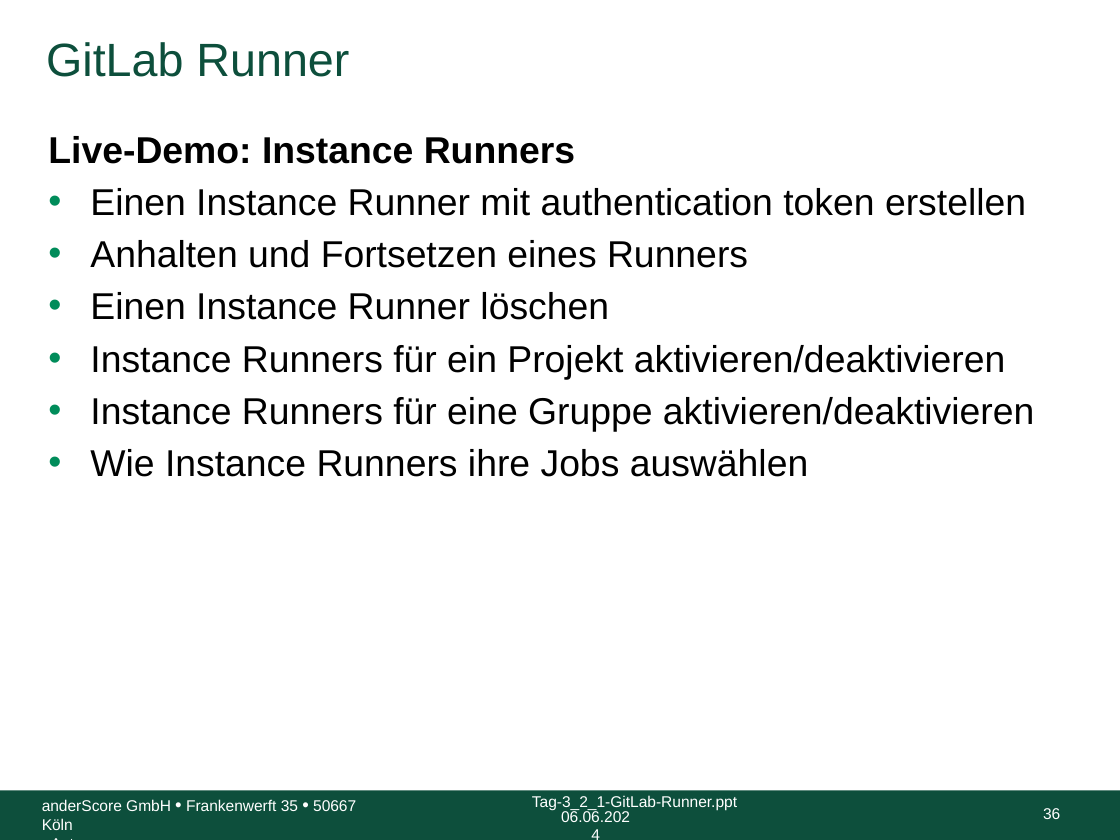
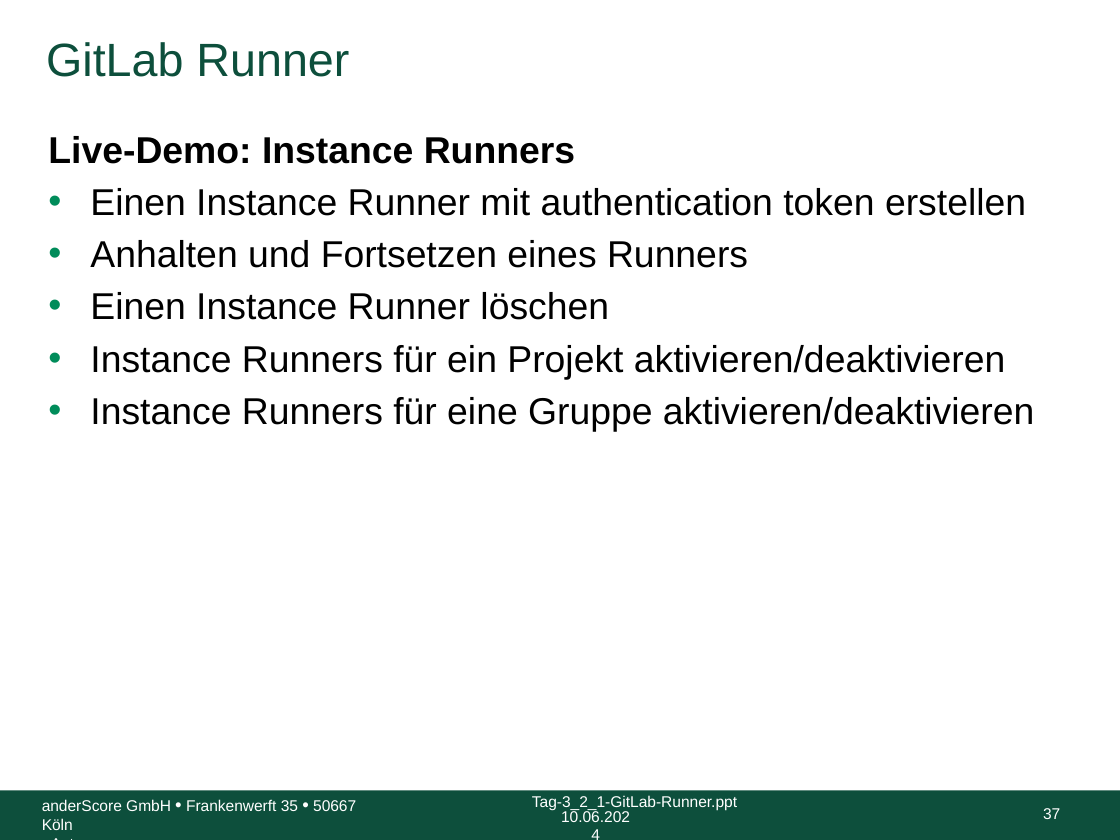
Before and after one commit to anderscore-gmbh/gitlab, a slide deck: slide 37 of slides/Tag-2_3-GitLab-Runner.pptx (slide 36 before the commit). Drawn at 1120x840 pixels with LibreOffice and Linux fonts; fonts in the diff are those of the drawing; background and template pictures are left out. Boxes give left, top, right and bottom in pixels: in the first picture for what was removed or moved away, otherwise in the second. Text is boxed around its words. In the diff, an @@ line names an element or a change of style, - is before the commit and + after.

Commit message:
Fix typo, Übungungsaufgaben ausformuliert

```diff
--- a/slides/Tag-2_3-GitLab-Runner.pptx
+++ b/slides/Tag-2_3-GitLab-Runner.pptx
@@ text at [90, 449, 809, 477]: paragraph removed @@
-• Wie Instance Runners ihre Jobs auswählen
@@ text at [561, 809, 630, 822]: text changed @@
-06.06.2024
+10.06.2024
@@ page number at [1043, 808, 1060, 819]: text changed @@
-36
+37
```
Also in this commit, not shown: 95 other slides changed, 3 slides added, 3 slides removed.
